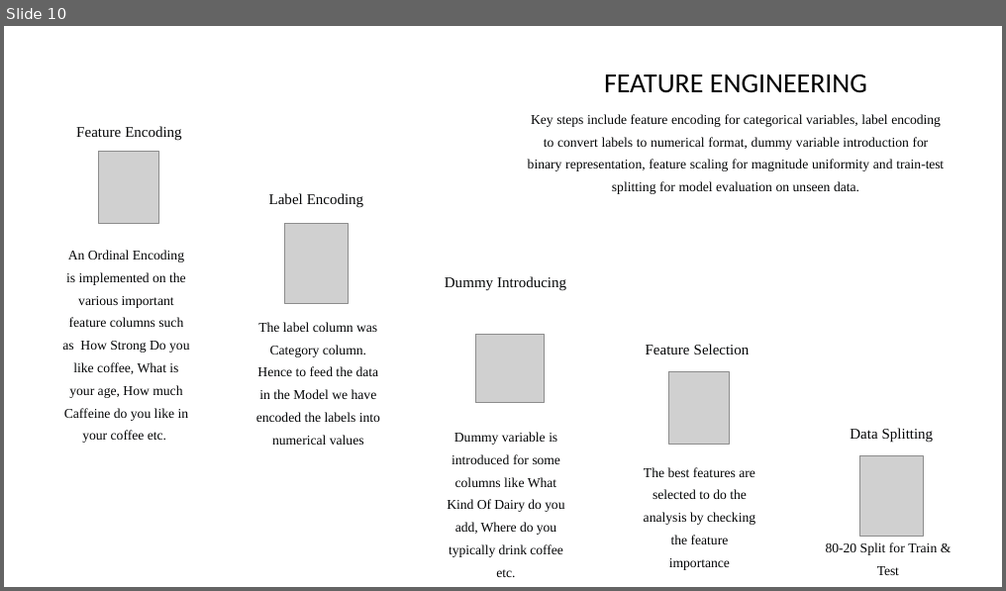
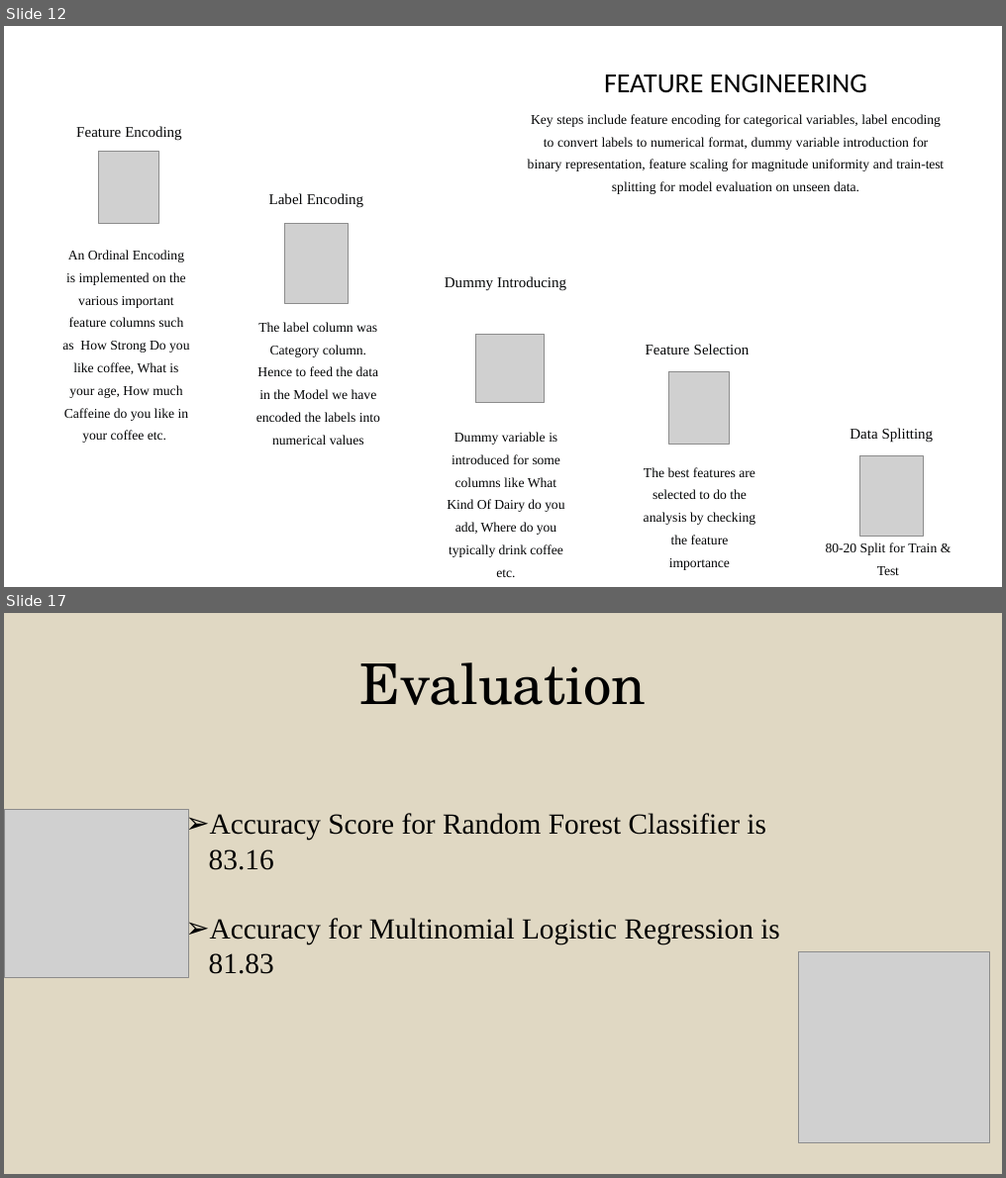
Before and after one commit to subhajyotirkmveri/Econometrics_project_matter, a slide deck: Project/Econometrics.pptx. Shown one above the other, each under a label of ours: slide 10 before the commit, slides 12 and 17 after it; the slides between them are not shown. The pictures are 1006x591 and 1006x1178 pixels, drawn with LibreOffice and Linux fonts; fonts in the diff are those of the drawing; grey boxes stand for pictures; background and template pictures are left out. Boxes give left, top, right and bottom in pixels: in the first picture for what was removed or moved away, otherwise in the second. Text is boxed around its words. In the diff, an @@ line names an element or a change of style, - is before the commit and + after.

```diff
--- a/Project/Econometrics.pptx
+++ b/Project/Econometrics.pptx
@@ slide 17 added at <box>4,613,1002,1174</box>, background #E0D8C3 @@
@@ text added at <box>360,663,647,705</box>, 54 pt, text #000000 @@
+Evaluation
@@ picture added at <box>4,810,189,978</box> @@
@@ text added at <box>209,813,780,974</box>, 28 pt, text #000000 @@
+➢ Accuracy Score for Random Forest Classifier is 83.16
+➢ Accuracy for Multinomial Logistic Regression is 81.83
@@ picture added at <box>798,952,989,1143</box> @@
@@ what was slide 10 is now slide 12 @@
```
Also in this commit, not shown: 6 slides changed, 10 other slides added, 2 slides removed.
